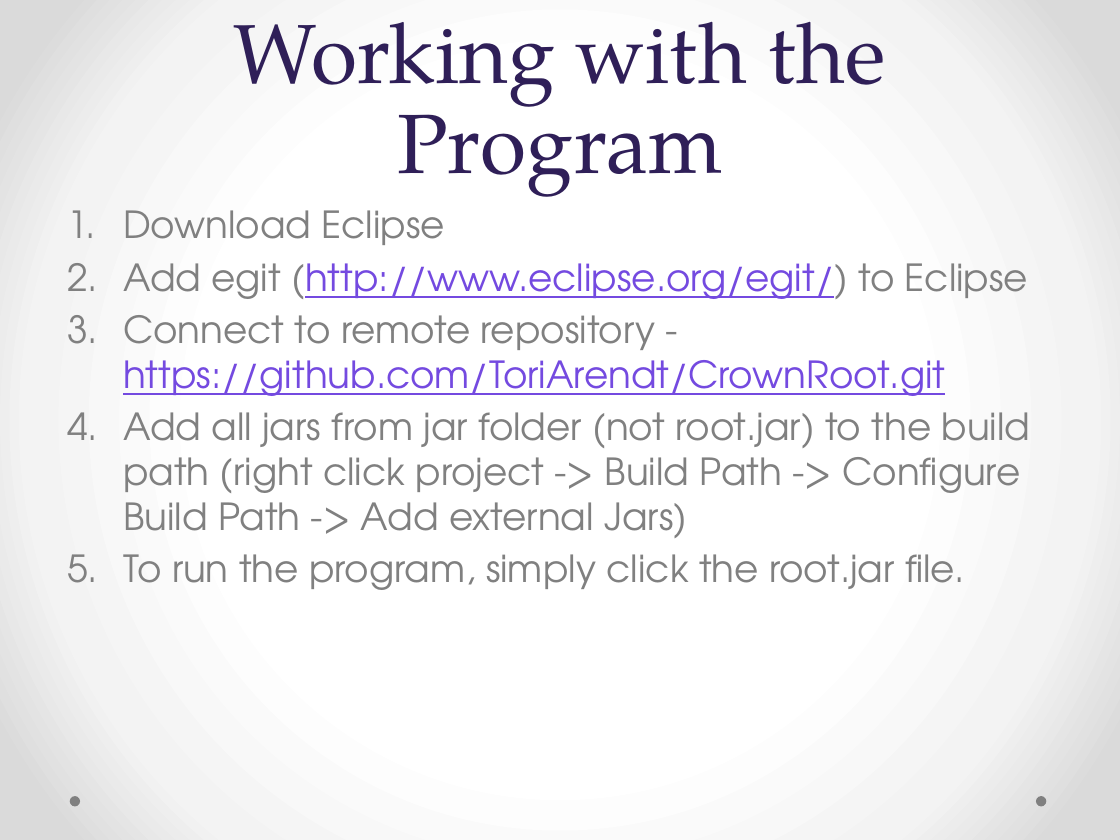
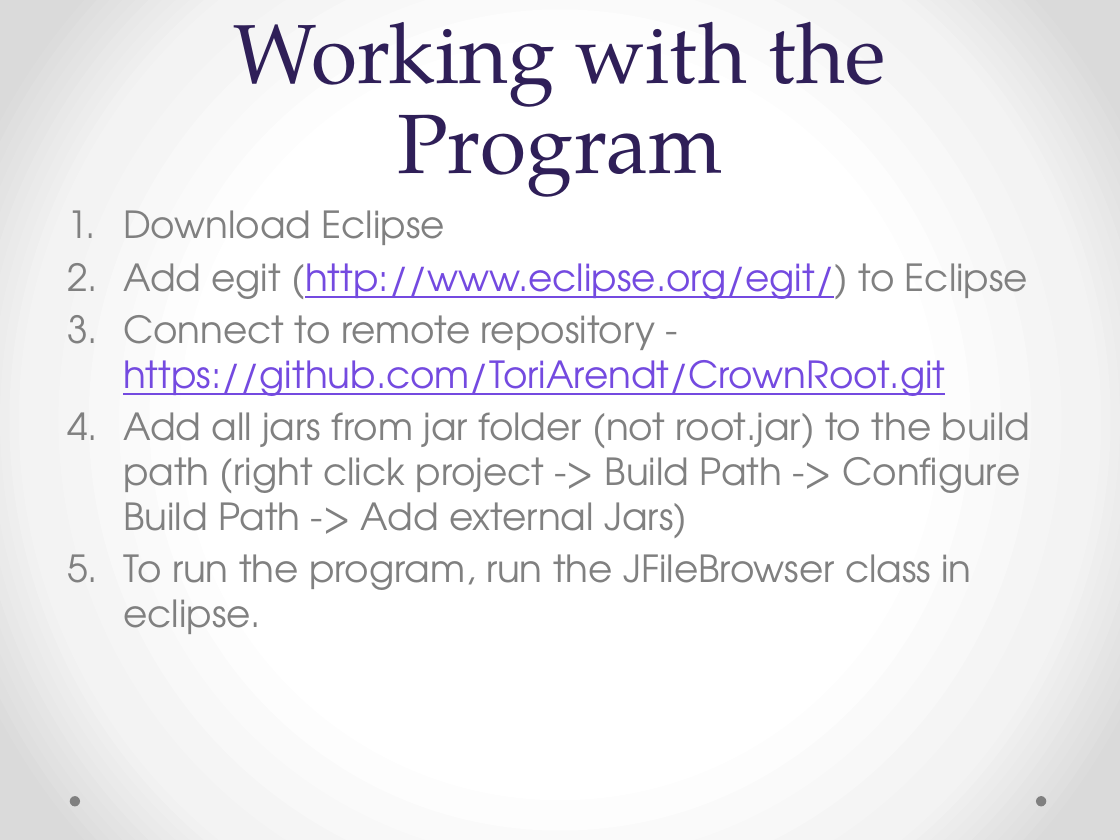
Before and after one commit to ToriArendt/CrownRoot, a slide deck: slide 7 of Roots/Powerpoints/PresBioProj.pptx. Drawn at 1120x840 pixels with LibreOffice and Linux fonts; fonts in the diff are those of the drawing. Boxes give left, top, right and bottom in pixels: in the first picture for what was removed or moved away, otherwise in the second. Text is boxed around its words. In the diff, an @@ line names an element or a change of style, - is before the commit and + after.

Commit message:
update to powerpoint and jars

```diff
--- a/Roots/Powerpoints/PresBioProj.pptx
+++ b/Roots/Powerpoints/PresBioProj.pptx
@@ text at [123,554,971,634]: text changed @@
-5. To run the program, simply click the root.jar file.
+5. To run the program, run the JFileBrowser class in eclipse.
```
Also in this commit, not shown: 4 other files.
